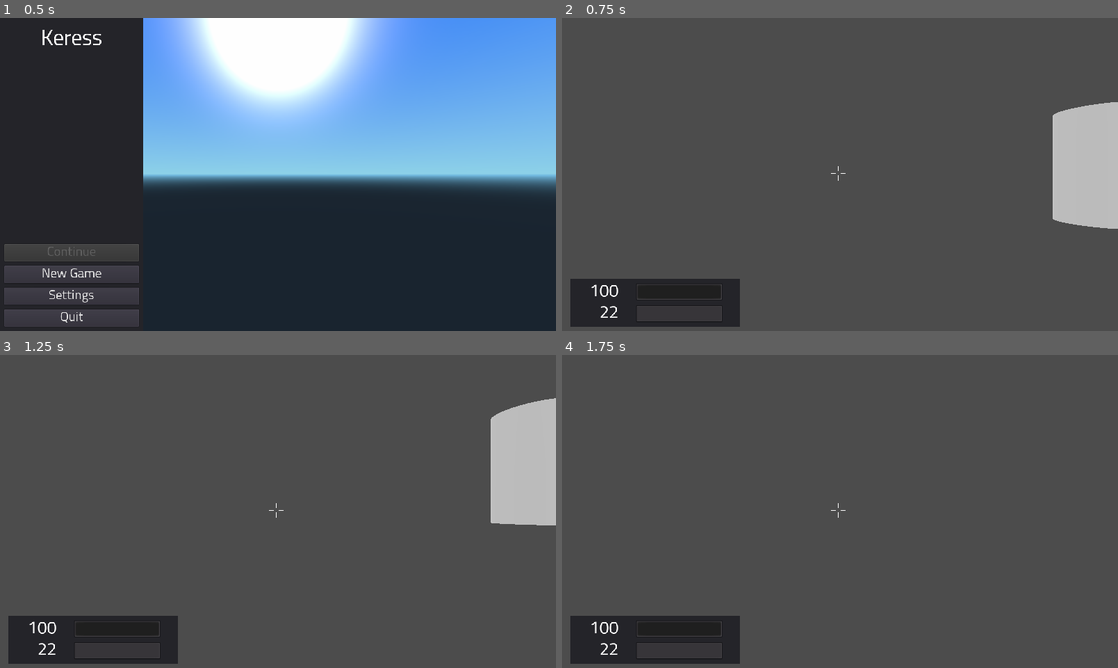
Above: before the commit, frames 1-4 (two rows, left to right).
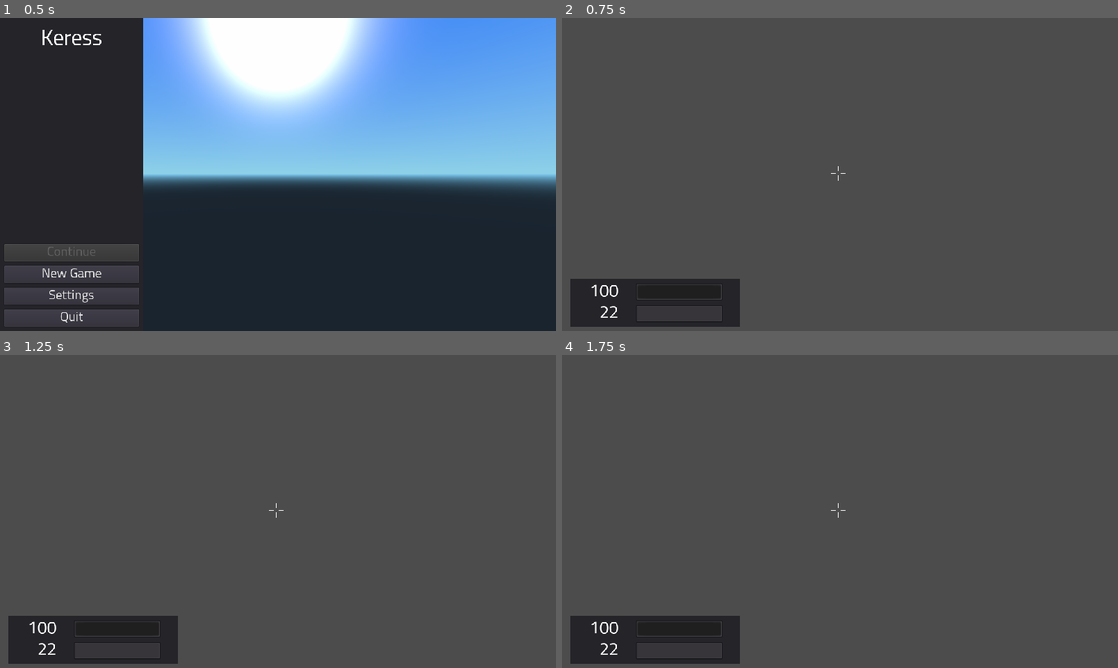
Above: after the commit, the same moments.

Repository: duckinator/keress
Game: Godot game, scene res://menus/Main_Menu.tscn
Same seed, same stepped clock (60 frames per second), same inputs: the game is played once before the commit and once after it.
Inputs (mouse positions are in pixels of both pictures, inside the frame that each line leads up to):
- Up to frame 1 (0.5 s): no input
- Up to frame 2 (0.75 s): click "New Game" at 0.5 s
- Up to frame 3 (1.25 s): no input
- Up to frame 4 (1.75 s): tap Enter at 1.25 s; move the mouse to (867, 511) at 1.27 s; press the mouse at (867, 511) at 1.28 s; hold W (movement_forward) from 1.28 s (still down); tap Space (movement_jump) at 1.52 s

Frame 1 is identical in both runs. In frame 2, 4.5% of the frame differs, in the area x 88-100%, y 26-68%; in frame 3, 4.5%, in the area x 88-100%, y 13-55%; in frame 4, nothing differs.

Commit message:
FUCK YEAH DYNAMICALLY LOADING LEVELS.

Diff:
--- /dev/null
+++ b/src/environment/door/Area2_Through_Door.gd
@@ -0,0 +1,8 @@
+extends Area
+
+func _ready():
+	connect("body_entered", self, "_process_body_entered")
+
+func _process_body_entered(body):
+	if body is KinematicBody:
+		get_parent().through()
--- a/src/environment/door/Door.gd
+++ b/src/environment/door/Door.gd
@@ -6,7 +6,7 @@
 const CLOSING = 3
 
 var state = CLOSED
-var level_exit = false
+var is_exit = false
 var locked = false
 
 var left
@@ -63,3 +63,6 @@
 
 	state = CLOSING
 	get_tree().current_scene.closing_door(self)
+
+func through():
+	get_tree().current_scene.through_door(self)
--- a/src/environment/door/Door.tscn
+++ b/src/environment/door/Door.tscn
@@ -1,7 +1,8 @@
-[gd_scene load_steps=12 format=2]
+[gd_scene load_steps=14 format=2]
 
 [ext_resource path="res://environment/door/Door.gd" type="Script" id=1]
 [ext_resource path="res://environment/door/Area.gd" type="Script" id=2]
+[ext_resource path="res://environment/door/Area2_Through_Door.gd" type="Script" id=3]
 
 [sub_resource type="CubeMesh" id=1]
 
@@ -32,6 +33,10 @@
 radius = 8.0
 height = 8.0
 
+[sub_resource type="BoxShape" id=10]
+
+extents = Vector3( 4, 4, 2 )
+
 [sub_resource type="CubeMesh" id=6]
 
 custom_aabb = AABB( 0, 0, 0, 0, 0, 0 )
@@ -133,6 +138,7 @@
 [node name="Area" type="Area" parent="." index="2"]
 
 transform = Transform( -1.62921e-07, 0, 1, 0, 1, 0, -1, 0, -1.62921e-07, 0, 0, 0 )
+visible = false
 input_ray_pickable = false
 input_capture_on_drag = false
 space_override = 0
@@ -161,7 +167,38 @@
 shape = SubResource( 5 )
 disabled = false
 
-[node name="Top_Bar" type="StaticBody" parent="." index="3"]
+[node name="Area2_Through_Door" type="Area" parent="." index="3"]
+
+transform = Transform( -1.62921e-07, 0, 1, 0, 1, 0, -1, 0, -1.62921e-07, 8, 0, 0 )
+input_ray_pickable = false
+input_capture_on_drag = false
+space_override = 0
+gravity_point = false
+gravity_distance_scale = 0.0
+gravity_vec = Vector3( 0, -1, 0 )
+gravity = 9.8
+linear_damp = 0.1
+angular_damp = 1.0
+priority = 0.0
+monitoring = true
+monitorable = true
+collision_layer = 1
+collision_mask = 1
+audio_bus_override = false
+audio_bus_name = "Master"
+reverb_bus_enable = false
+reverb_bus_name = "Master"
+reverb_bus_amount = 0.0
+reverb_bus_uniformity = 0.0
+script = ExtResource( 3 )
+_sections_unfolded = [ "Transform" ]
+
+[node name="CollisionShape" type="CollisionShape" parent="Area2_Through_Door" index="0"]
+
+shape = SubResource( 10 )
+disabled = false
+
+[node name="Top_Bar" type="StaticBody" parent="." index="4"]
 
 transform = Transform( 1, 0, 0, 0, 1, 0, 0, 0, 1, -0.25, 4, 0 )
 input_ray_pickable = true
@@ -194,7 +231,7 @@
 shape = SubResource( 7 )
 disabled = false
 
-[node name="Bottom_Bar" type="StaticBody" parent="." index="4"]
+[node name="Bottom_Bar" type="StaticBody" parent="." index="5"]
 
 transform = Transform( 1, 0, 0, 0, 1, 0, 0, 0, 1, 0, -4.125, 0 )
 input_ray_pickable = true
@@ -227,7 +264,7 @@
 shape = SubResource( 7 )
 disabled = false
 
-[node name="Left_End" type="StaticBody" parent="." index="5"]
+[node name="Left_End" type="StaticBody" parent="." index="6"]
 
 transform = Transform( 1, 0, 0, 0, 1, 0, 0, 0, 1, 0, 4, -6.125 )
 input_ray_pickable = true
@@ -260,7 +297,7 @@
 shape = SubResource( 9 )
 disabled = false
 
-[node name="Right_End" type="StaticBody" parent="." index="6"]
+[node name="Right_End" type="StaticBody" parent="." index="7"]
 
 transform = Transform( 1, 0, 0, 0, 1, 0, 0, 0, 1, 0, 4, 6.125 )
 input_ray_pickable = true
--- a/src/levels/ProgrammaticLevel.gd
+++ b/src/levels/ProgrammaticLevel.gd
@@ -2,17 +2,32 @@
 
 const LEVEL_SCENE = "res://levels/ProgrammaticLevel.tscn"
 
-var doors = []
-var mobs = []
-var grids
+var current_doors = []
+var current_mobs = []
+var current_grids = []
+
+var next_doors = []
+var next_mobs = []
+var next_grids = []
+var next_entry_line = null
+var next_entry_line_offset = null
+
 var current_level
+var next_level
 
 func _ready():
 	current_level = Settings.fetch("current_level", 1)
-	load_level(current_level)
+	var data = load_level(current_level)
+
+	current_doors = data["doors"]
+	current_mobs = data["mobs"]
+	current_grids = data["grids"]
+	$Player.global_translate(data["start"])
+	add_entry_door()
+
 	Globals.in_game = true
 
-	mobs.append(Globals.spawn_scene("enemies/placeholder/Placeholder_Enemy", Vector3(10, 3, 10)))
+	#current_mobs.append(Globals.spawn_scene("enemies/placeholder/Placeholder_Enemy", Vector3(10, 3, 10)))
 
 func _process(delta):
 	if Globals.reload_level:
@@ -22,23 +37,71 @@
 	if not Settings.fetch("debug", false):
 		return
 
-	if event is InputEventKey and event.pressed and event.scancode == KEY_F4:
-		print("DEBUG: Loading previous level: " + str(current_level - 1))
-		load_level_scene(current_level - 1)
-
-	if event is InputEventKey and event.pressed and event.scancode == KEY_F5:
-		print("DEBUG: Reloading level " + str(current_level))
-		load_level_scene(current_level)
-
-	if event is InputEventKey and event.pressed and event.scancode == KEY_F6:
-		print("DEBUG: Loading next level: " + str(current_level + 1))
-		load_level_scene(current_level + 1)
-
-func next_level():
-	var next = current_level + 1
-	load_level_scene(next)
-
-func unload_level():
+func preload_next_level():
+	next_level = current_level + 1
+	var offset = null
+	var door_rotation = null
+	print(current_doors)
+
+	var exit_door_pos = null
+	var next_level_data = load_level_data(next_level)
+	if next_level_data == null:
+		print("preload_next_level(): Level #" + str(next_level) + " does not exist.")
+		return
+
+	var lines = next_level_data.split("\n")
+	for line in lines:
+		if not " " in line:
+			continue
+		var parts = strip_all(line.strip_edges().split(" ", false, 1))
+		if parts[0] != "entry":
+			continue
+		next_entry_line = line.split(" ", false, 1)[1]
+
+		var parts2 = strip_all(parts[1].split(";"))
+		offset = str2vec3(parts2[0])
+
+		parts2.remove(0)
+		for part in parts2:
+			if not "=" in part:
+				continue
+			var parts3 = part.split("=", false, 1)
+			if parts3[0] == "rotation":
+				door_rotation = parts3[1]
+
+	if offset == null:
+		print("ERROR: offset == null for level #" + str(next_level))
+		return
+
+	if door_rotation == null:
+		door_rotation = Vector3(0, 0, 0)
+
+	for door in current_doors:
+		if door.is_exit:
+			offset.x = door.translation.x - offset.x
+			offset.y = door.translation.y - offset.y
+			offset.z = door.translation.z + 2
+	next_entry_line_offset = offset
+	load_level(next_level, offset)
+
+func switch_to_next_level():
+	Settings.store("current_level", next_level)
+	var prev_mobs = current_mobs
+	var prev_grids = current_grids
+	var prev_doors = current_doors
+
+	current_mobs = next_mobs
+	current_grids = next_grids
+	current_doors = next_doors
+	current_level = next_level
+	next_mobs = []
+	next_grids = []
+	next_doors = []
+	next_level = null
+	unload_level(prev_mobs, prev_grids, prev_doors)
+	add_entry_door()
+
+func unload_level(mobs, grids, doors):
 	for mob in mobs:
 		mob.queue_free()
 	for grid in grids:
@@ -47,23 +110,21 @@
 			grid.queue_free()
 	for door in doors:
 		door.queue_free()
-	self.queue_free()
-
-func load_level_scene(next):
-	Settings.store("current_level", next)
-	unload_level()
-	Globals.load_new_scene(LEVEL_SCENE)
-
-func load_level(level):
+
+func load_level(level, offset=null):
+	if offset == null:
+		offset = Vector3(0, 0, 0)
+
 	var data = load_level_data(level)
 	if not data:
 		print("ERROR: load_level(): data is null")
 		return
-	var result = build_grids(data)
-	grids = result[0]
-	$Player.global_translate(result[1])
+	var result = build_grids(data, offset)
+	var grids = result[0]
+	var start = result[1]
 	var light = result[2]
-	var doors_ = result[3]
+	var doors_dict = result[3]
+	var doors = []
 
 	if light:
 		$WorldEnvironment.environment.ambient_light_energy = light
@@ -71,8 +132,16 @@
 	for grid in grids:
 		add_child(grid)
 
-	for door in doors_:
-		add_door(door)
+	for door in doors_dict:
+		doors.append(add_door(door))
+
+	return {
+		"doors": doors,
+		"grids": grids,
+		"light": light,
+		"mobs": [], # TODO: Actually spawn mobs.
+		"start": start,
+	}
 
 func load_level_data(level):
 	var filename = "res://levels/level-" + str(level).pad_zeros(3) + ".lvl"
@@ -96,7 +165,7 @@
 	grid.visible = true
 	return grid
 
-func grid(data):
+func grid(data, offset):
 	data = remove_comments(data)
 	var lines = strip_all(data.strip_edges().split("\n"))
 	var trans = null
@@ -108,6 +177,7 @@
 		return null
 
 	trans = str2vec3(lines[0].split(" ", false, 1)[1])
+	trans = apply_offset(trans, offset)
 	lines.remove(0)
 
 	if not lines[0].begins_with("r "):
@@ -132,13 +202,13 @@
 				grid.set_cell_item(x, 0, z, int(line[z]))
 	return grid
 
-func build_grids(data):
+func build_grids(data, offset):
 	data = remove_comments(data)
 	var start_trans = Vector3(0, 0, 0)
 	var light = null
 	var exit = null
 	var exit_rotation = 0
-	var doors_ = []
+	var doors = []
 
 	var lines = strip_all(data.split("\n"))
 
@@ -149,13 +219,17 @@
 			continue
 		var parts = line.split(" ", false, 1)
 		if parts[0] == "start":
-			start_trans = str2vec3(parts[1])
+			start_trans = apply_offset(str2vec3(parts[1]), offset)
 			to_remove.append(line)
 		if parts[0] == "light":
 			light = float(parts[1])
 			to_remove.append(line)
-		if parts[0] == "door":
-			doors_.append(parse_door(parts[1]))
+		if parts[0] == "door" or parts[0] == "entry":
+			if parts[0] == "entry" and offset != null:
+				# If offset is null, this is the first level, so this isn't
+				# handled elsewhere.
+				continue
+			doors.append(parse_door(parts[1], offset))
 
 	for line in to_remove:
 		var idx = Array(lines).find(line)
@@ -165,8 +239,8 @@
 	var result = []
 
 	for g in gs:
-		result.append(grid("t " + g))
-	return [result, start_trans, light, doors_]
+		result.append(grid("t " + g, offset))
+	return [result, start_trans, light, doors]
 
 func str2vec3(s, sep=" "):
 	var parts = s.strip_edges().split(sep)
@@ -190,7 +264,7 @@
 			result += line + "\n"
 	return result
 
-func parse_door(line):
+func parse_door(line, offset):
 	# default values
 	var door = {
 		"exit": false,
@@ -206,7 +280,6 @@
 		var key_val = strip_all(part.split("=", false, 1))
 		var key = key_val[0]
 		var val = key_val[1]
-		print(val)
 		if key in ["rotation"]:
 			val = float(val)
 		elif val == "true":
@@ -215,6 +288,8 @@
 			val = false
 		door[key] = val
 
+	door["position"] = apply_offset(door["position"], offset)
+
 	return door
 
 # FIXME: set_gravity() is broken.
@@ -228,31 +303,49 @@
 	if door.locked:
 		return false
 
-	# If it's not a level exit, always let them go through.
-	if not door.level_exit:
+	# If it's not an exit, always let them go through.
+	if not door.is_exit:
 		return true
 
 	# If it is a level exit, make sure there's no remaining mobs.
-	return len(mobs) == 0
+	return len(current_mobs) == 0
+
+func through_door(door):
+	if door.is_exit:
+		switch_to_next_level()
 
 func opening_door(door):
 	print("Door opened: " + str(door))
+	preload_next_level()
 
 func closing_door(door):
 	print("Door closed: " + str(door))
 
 func mob_died(mob):
-	if not mob in mobs:
+	if not mob in current_mobs:
 		print("WARNING: Got message about " + str(mob) + ", which we aren't tracking")
 		return
 
-	mobs.remove(mobs.find(mob))
+	current_mobs.remove(current_mobs.find(mob))
 	mob.cleanup()
 
 func add_door(door):
 	var scene = Globals.spawn_scene("environment/door/Door", door["position"])
-	print(door)
-	doors.append(scene)
-	scene.level_exit = door["exit"]
+	next_doors.append(scene)
+	scene.is_exit = door["exit"]
 	scene.locked = door["locked"]
 	scene.rotate_y(deg2rad(door["rotation"]))
+	return scene
+
+func add_entry_door():
+	if next_entry_line == null:
+		return
+	print(next_entry_line)
+	print(next_entry_line_offset)
+	var door = add_door(parse_door(next_entry_line, next_entry_line_offset))
+	door.locked = true
+	current_doors.append(door)
+	add_child(door)
+
+func apply_offset(vec, offset):
+	return Vector3(vec.x + offset.x, vec.y + offset.y, vec.z + offset.z)
Not shown, changed: src/levels/level-002.lvl
